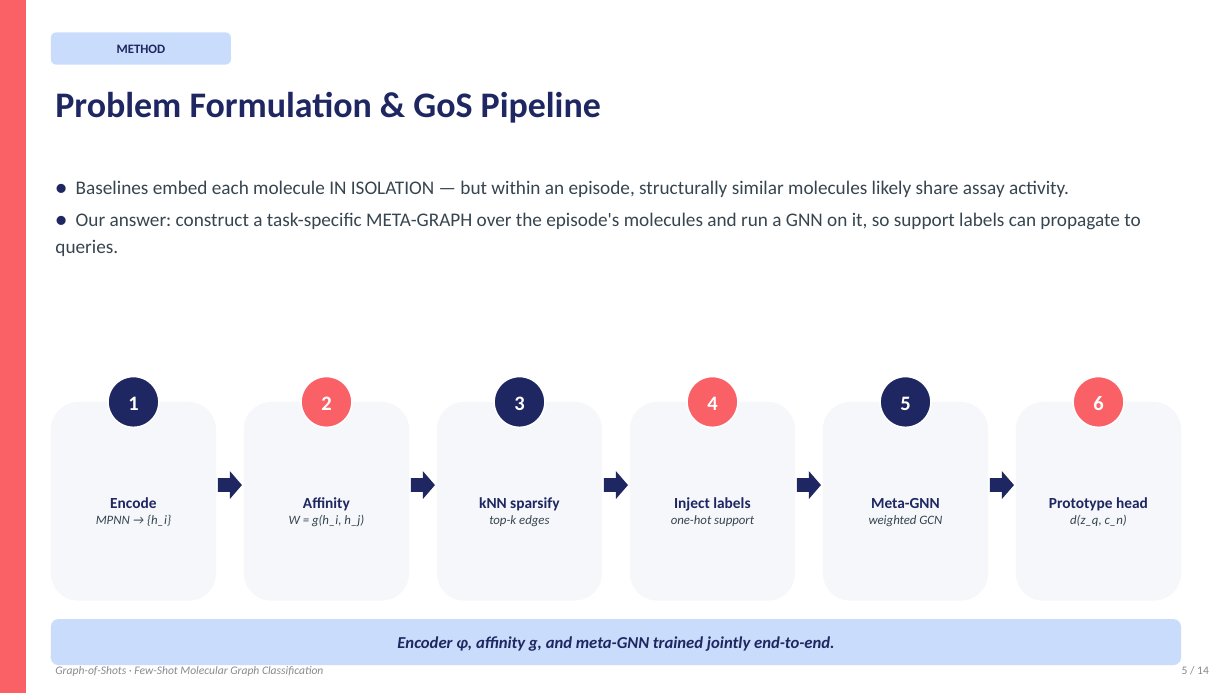
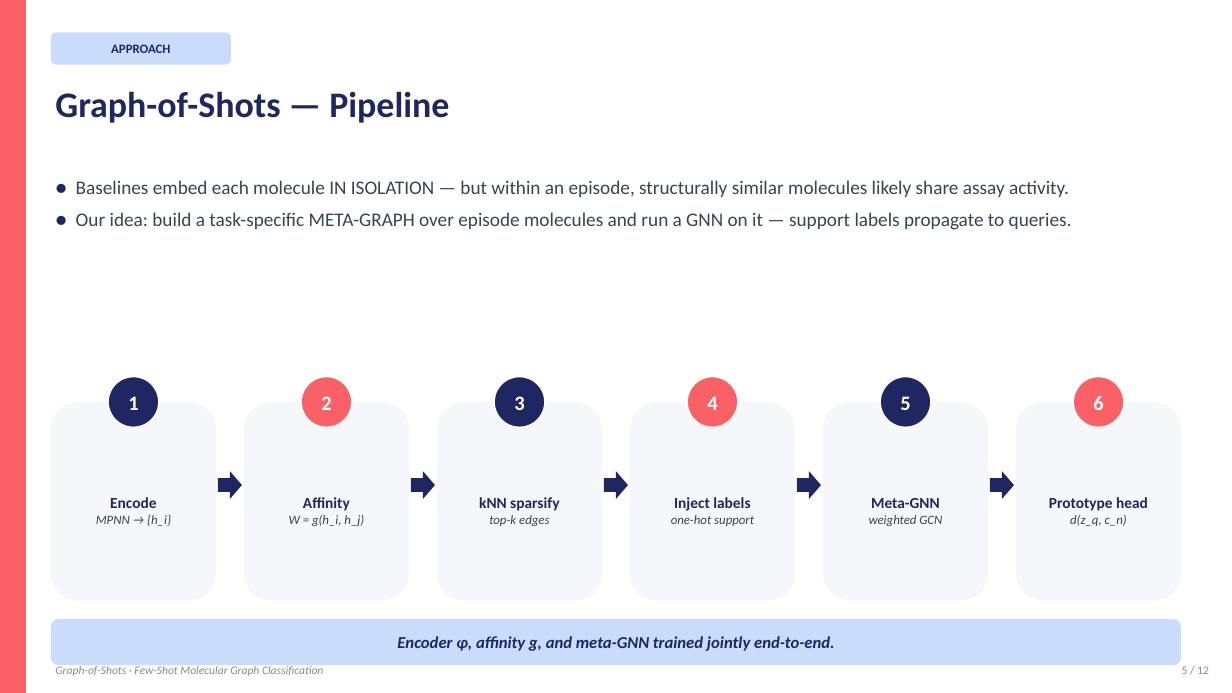
Before and after one commit to BDeMo/proj-mol, a slide deck: slide 5 of presentation/Graph-of-Shots.pptx. Drawn at 1232x693 pixels with LibreOffice and Linux fonts; fonts in the diff are those of the drawing. Boxes give left, top, right and bottom in pixels: in the first picture for what was removed or moved away, otherwise in the second. Text is boxed around its words. In the diff, an @@ line names an element or a change of style, - is before the commit and + after.

```diff
--- a/presentation/Graph-of-Shots.pptx
+++ b/presentation/Graph-of-Shots.pptx
@@ text in rounded rectangle at box(111, 44, 170, 53): text changed @@
-METHOD
+APPROACH
@@ text at box(55, 91, 449, 123): text changed @@
-Problem Formulation & GoS Pipeline
+Graph-of-Shots — Pipeline
@@ text at box(76, 212, 1072, 230): text changed @@
-● Our answer: construct a task-specific META-GRAPH over the episode's molecules and run a GNN on it, so support labels can propagate to queries.
+● Our idea: build a task-specific META-GRAPH over episode molecules and run a GNN on it — support labels propagate to queries.
@@ text at box(1182, 666, 1209, 674): text changed @@
-5 / 14
+5 / 12
```
Also in this commit, not shown: 7 other slides changed, 2 slides added, 4 slides removed, 3 other files.
